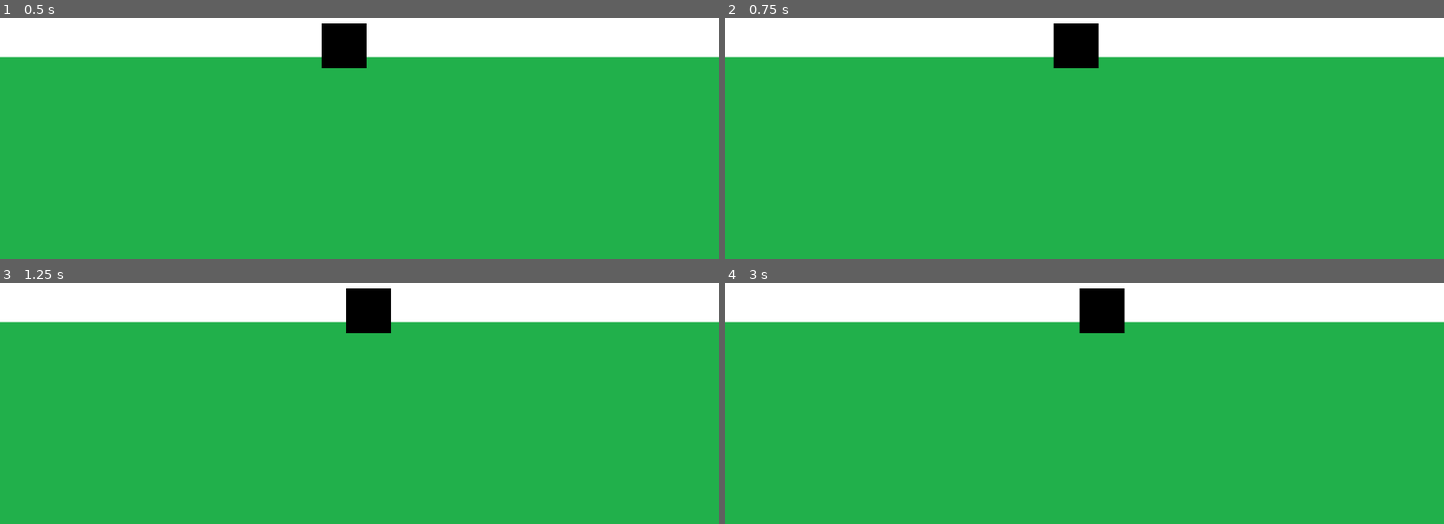
Above: before the commit, frames 1-4 (two rows, left to right).
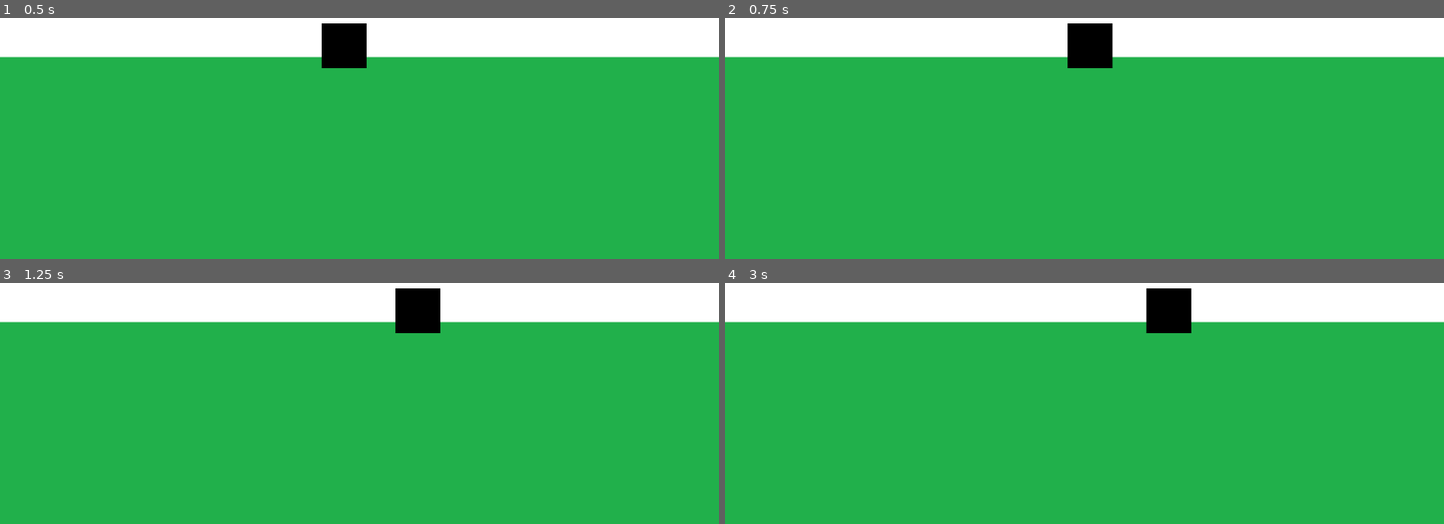
Above: after the commit, the same moments.

Repository: HectorVillavicencio/proyecto-1-intro-a-videojuego
Game: Godot game, scene res://Main.tscn
Two runs of this game, one before a commit and one after it. Both use one fixed random seed, a clock stepped at 60 frames per second and the inputs below.
Inputs:
- Up to frame 1 (0.5 s): no input
- Up to frame 2 (0.75 s): tap Enter at 0.5 s; hold D (move_right) from 0.53 s (still down)
- Up to frame 3 (1.25 s): keep holding D (move_right)
- Up to frame 4 (3 s): release D (move_right) at 1.28 s; hold A (move_left) 1.28-2.03 s; hold D (move_right) from 2.03 s (still down)

Frame 1 is identical in both runs. In frame 2, 0.8% of the frame differs, in the area x 45-54%, y 2-21%; in frame 3, 2.3%; in frame 4, 2.4%, in the area x 49-65%, y 2-21%.

Commit message:
cambie a speed
arregle position poq no habia puesto a speed

Diff:
--- a/Main.tscn
+++ b/Main.tscn
@@ -23,4 +23,4 @@
 [node name="Player" parent="." instance=ExtResource( 1 )]
 position = Vector2( 490, 295 )
 script = ExtResource( 2 )
-speed = 15000.0
+speed = 150.0
--- a/entities/Player.gd
+++ b/entities/Player.gd
@@ -14,4 +14,4 @@
 	var direction = int(Input.is_action_pressed("move_right")) - int(Input.is_action_pressed("move_left"))
 #otra manera mas bonita
 
-	position.x += direction * 50 * delta
+	position.x += direction * speed * delta
